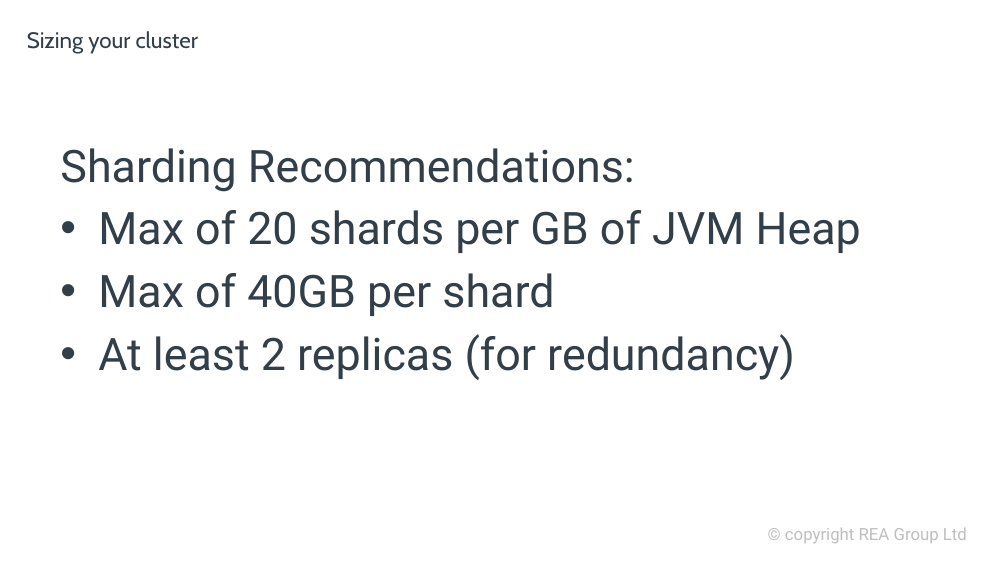
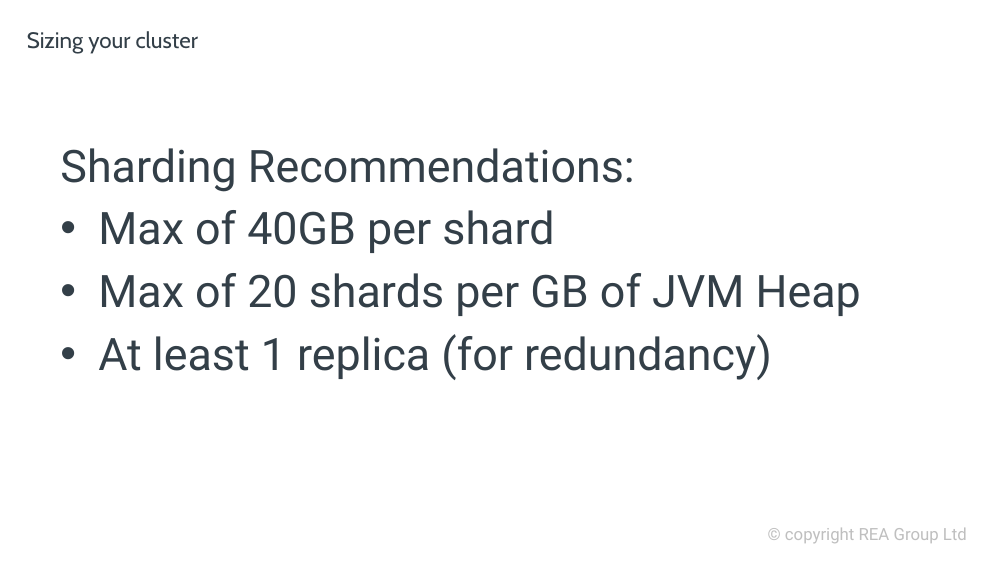
Before and after one commit to davidbkemp/advanced-elasticsearch-training, a slide deck: slide 17 of ElasticsearchOps.pptx. Drawn at 1008x567 pixels with LibreOffice and Linux fonts; fonts in the diff are those of the drawing; background and template pictures are left out. Boxes give left, top, right and bottom in pixels: in the first picture for what was removed or moved away, otherwise in the second. Text is boxed around its words. In the diff, an @@ line names an element or a change of style, - is before the commit and + after.

```diff
--- a/ElasticsearchOps.pptx
+++ b/ElasticsearchOps.pptx
@@ text at (98,210,554,253): paragraph added @@
+• Max of 40GB per shard
@@ text at (98,334,772,380): text changed @@
-• Max of 40GB per shard
-• At least 2 replicas (for redundancy)
+• At least 1 replica (for redundancy)
```
Also in this commit, not shown: 7 other slides changed, 2 slides removed.
